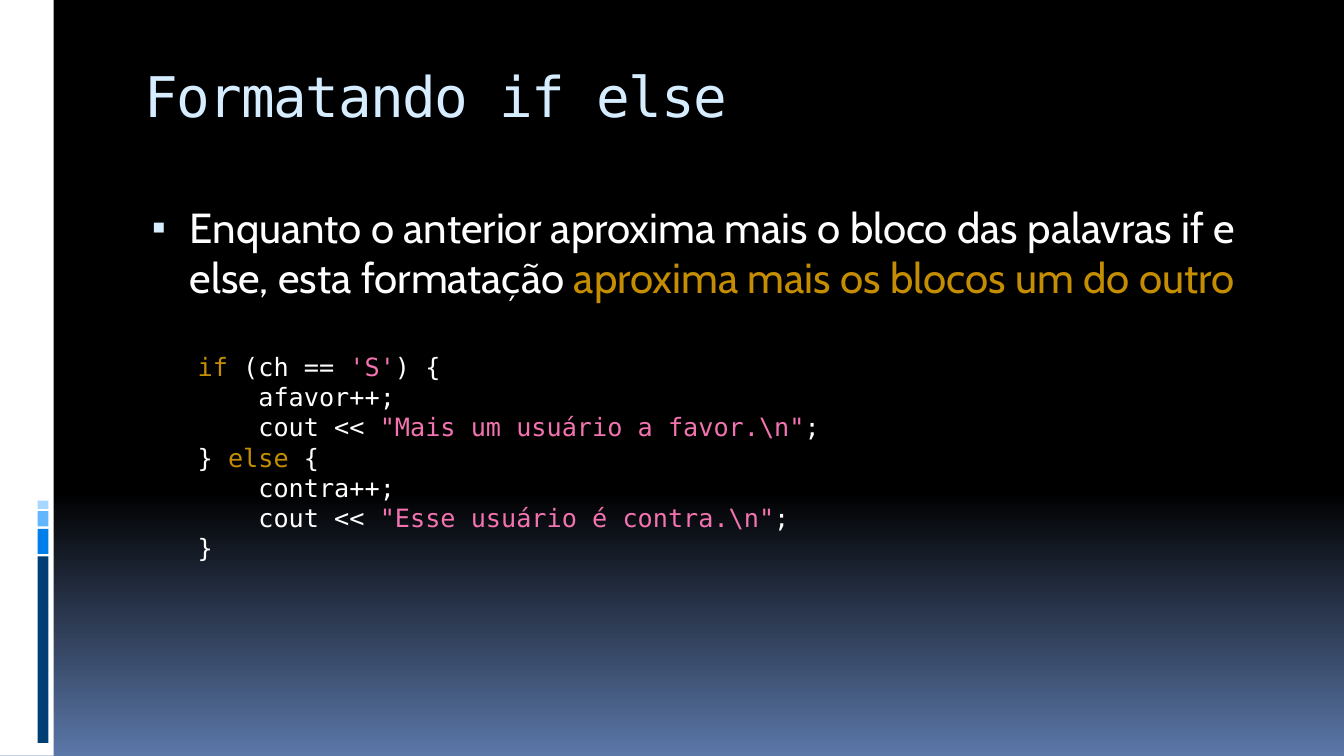
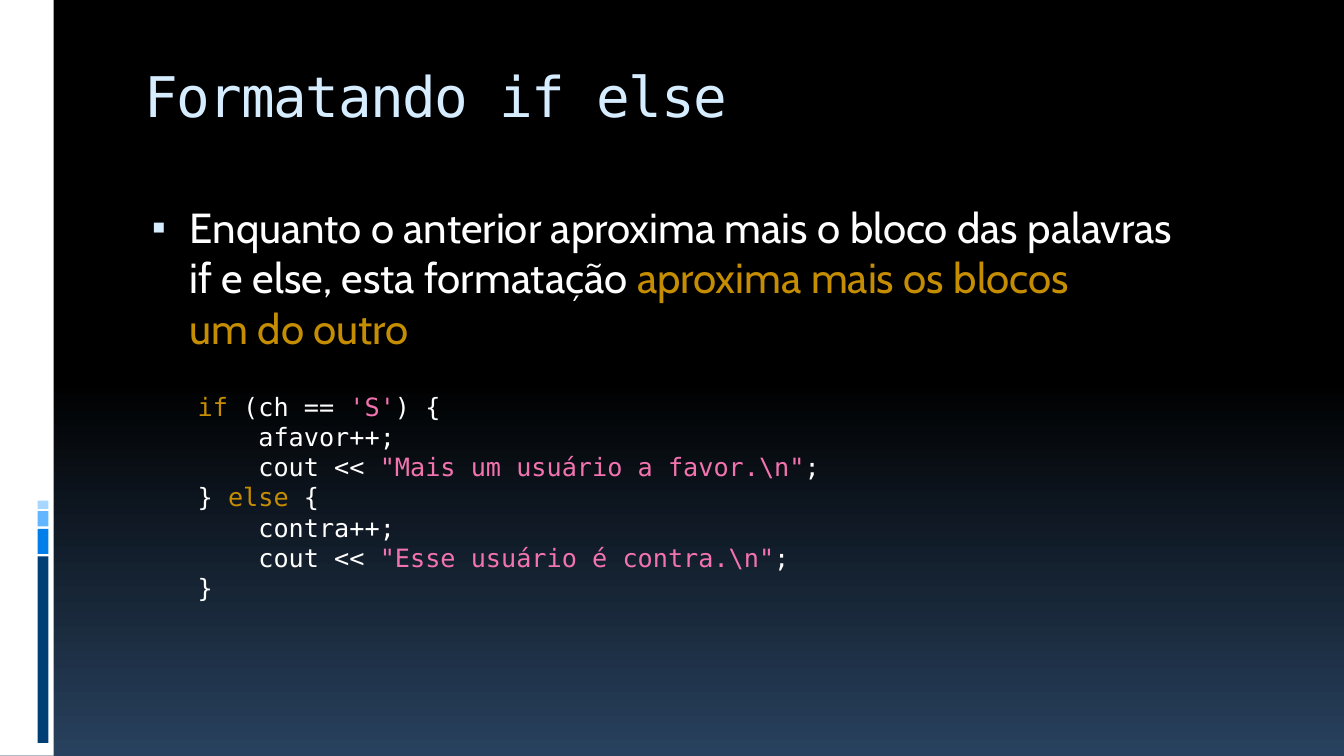
Before and after one commit to JudsonSS/ProgComp, a slide deck: slide 16 of Slides/20. Instrução de Desvio If.pptx. Drawn at 1344x756 pixels with LibreOffice and Linux fonts; fonts in the diff are those of the drawing. Boxes give left, top, right and bottom in pixels: in the first picture for what was removed or moved away, otherwise in the second. Text is boxed around its words. In the diff, an @@ line names an element or a change of style, - is before the commit and + after.

```diff
--- a/Slides/20. Instrução de Desvio If.pptx
+++ b/Slides/20. Instrução de Desvio If.pptx
@@ background gradient #000000 to #5B77A8 to gradient #000000 to #28415E @@
@@ text "Enquanto o anterior aproxima mais ..." rewrapped from (190, 211, 1235, 303) to (190, 211, 1172, 345) @@
@@ text "if (ch == 'S') {": place and size @@
-text "if (ch == 'S') {" at (198, 357, 820, 531)
+text "if (ch == 'S') {" at (198, 397, 820, 571)
```
Also in this commit, not shown: 20 other slides changed, 4 other files.
